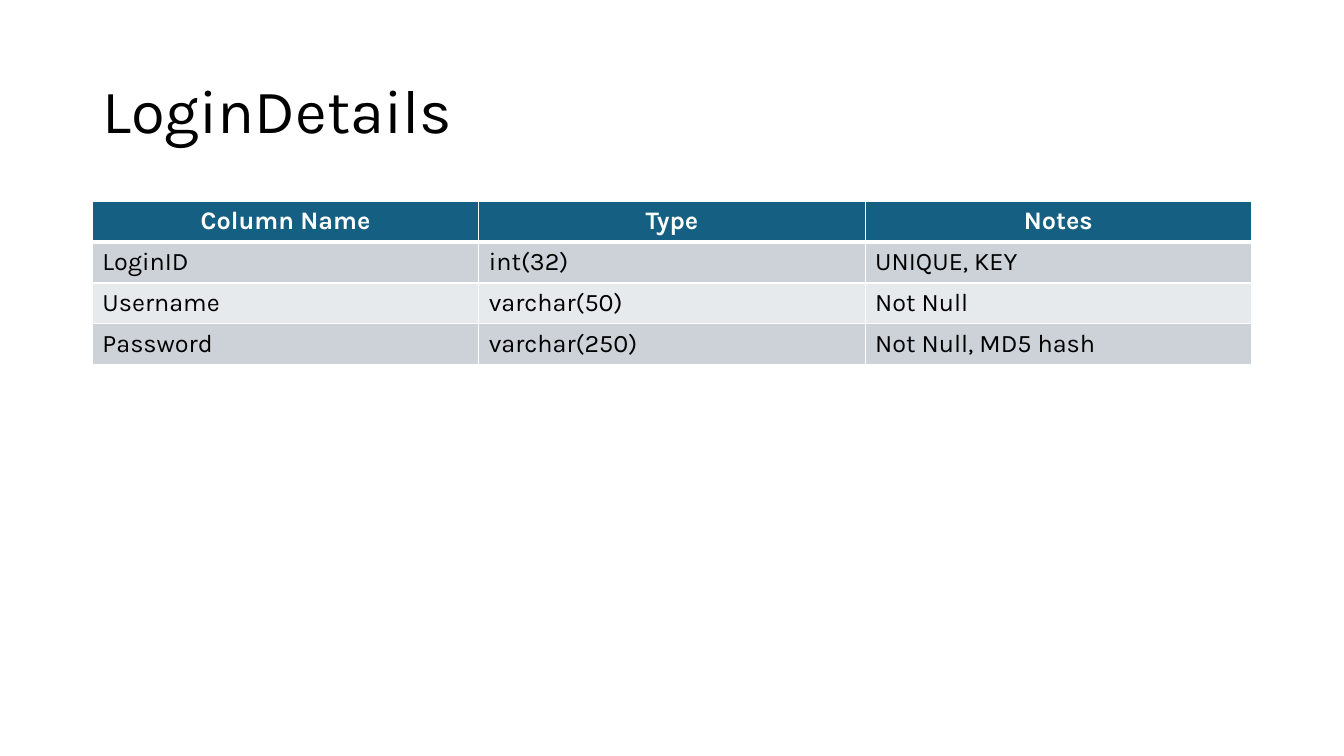
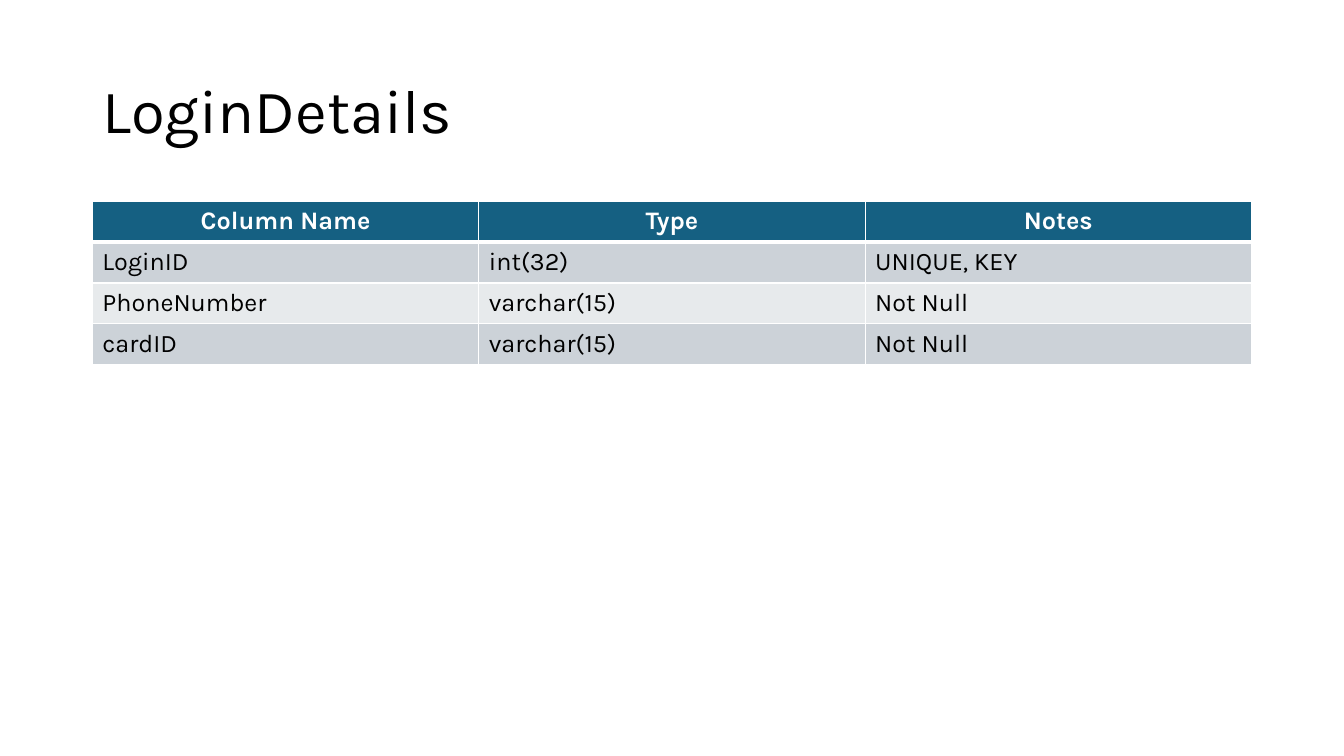
Before and after one commit to ShAntwan/Relive, a slide deck: slide 3 of ProjectDocumentaion/TableDesigns.pptx. Drawn at 1344x756 pixels with LibreOffice and Linux fonts; fonts in the diff are those of the drawing. Boxes give left, top, right and bottom in pixels: in the first picture for what was removed or moved away, otherwise in the second. Text is boxed around its words. In the diff, an @@ line names an element or a change of style, - is before the commit and + after.

```diff
--- a/ProjectDocumentaion/TableDesigns.pptx
+++ b/ProjectDocumentaion/TableDesigns.pptx
@@ table at [93,202,1251,365] @@
-row 3, column 1: Username
+row 3, column 1: PhoneNumber
-row 3, column 2: varchar(50)
+row 3, column 2: varchar(15)
-row 4: Password | varchar(250) | Not Null, MD5 hash
+row 4: cardID | varchar(15) | Not Null
```
Also in this commit, not shown: 3 other slides changed, 3 other files.
